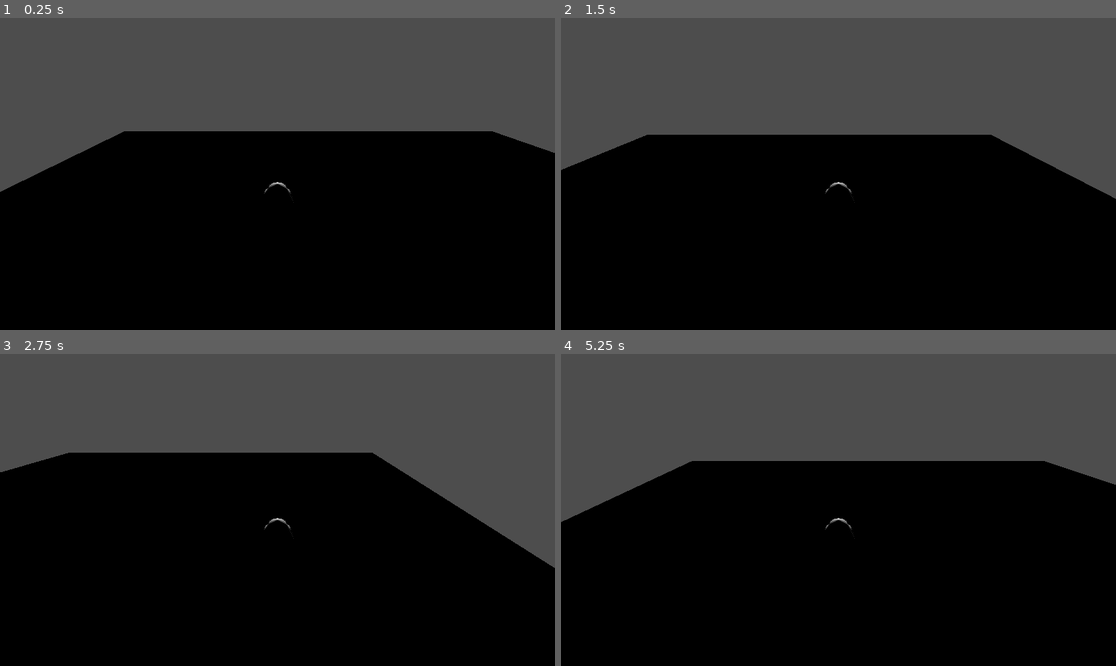
Above: before the commit, frames 1-4 (two rows, left to right).
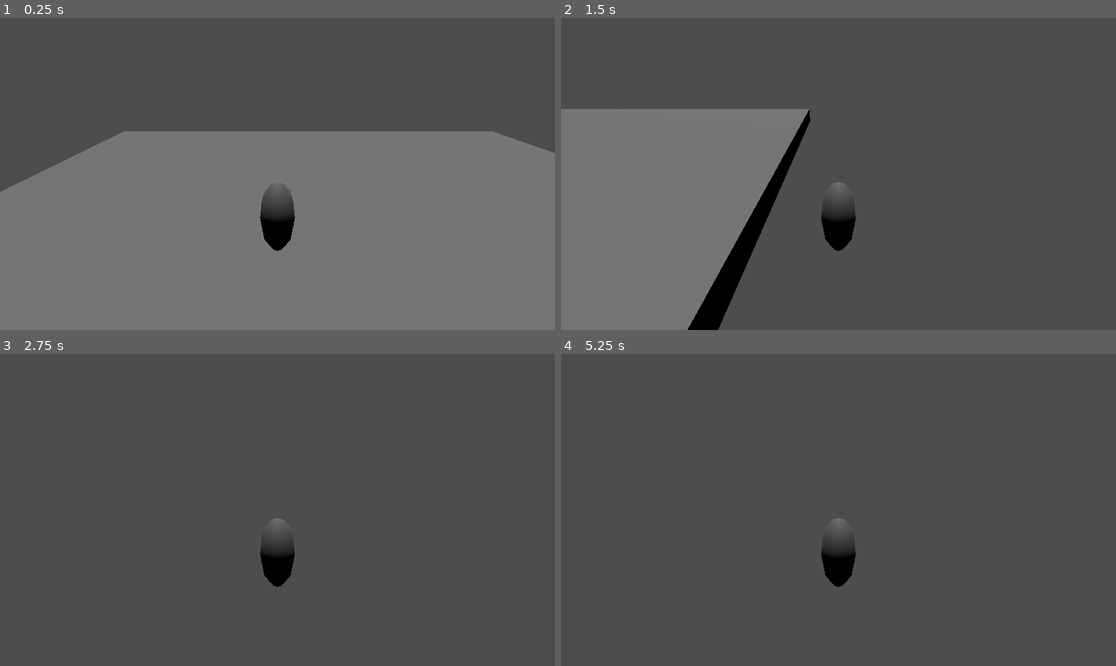
Above: after the commit, the same moments.

Repository: dueip/2024f_gamejam_misis
Game: Godot game, scene res://test_room.tscn
The game is run twice, just before and just after one commit, with the same random seed, the same clock (stepped at 60 frames per second) and the same inputs.
Inputs:
- Up to frame 1 (0.25 s): no input
- Up to frame 2 (1.5 s): hold D (character_right) 0.53-1.28 s; hold Shift (character_run, bound only after the commit) 0.53-1.28 s; tap Space (character_jump, bound only before the commit) at 0.77, 0.8, 1.07, 1.35 s; hold S (character_back) from 1.28 s (still down)
- Up to frame 3 (2.75 s): tap Space (character_jump, bound only before the commit) at 1.52, 1.82, 2.3 s; tap Shift (character_run, bound only after the commit) at 1.55 s; release S (character_back) at 2.03 s; hold D (character_right) from 2.03 s (still down); hold Shift (character_run, bound only after the commit) from 2.03 s (still down)
- Up to frame 4 (5.25 s): release D (character_right) at 2.78 s; release Shift (character_run, bound only after the commit) at 2.78 s; hold W (character_up) 2.78-3.53 s; tap Shift (character_run, bound only after the commit) at 2.85, 4.35 s; tap Space (character_jump, bound only before the commit) at 3.02, 3.32, 3.6, 3.77, 4.07, 4.52, 4.82 s; hold A (character_left) 3.53-5.03 s; hold S (character_back) from 5.03 s (still down); hold Shift (character_run, bound only after the commit) from 5.03 s (still down)

The runs differ from the first frame. In frame 1, 61% of the frame differs, in the area x 0-100%, y 36-100%; in frame 2, 61%; in frame 3, 61%; in frame 4, 62%, in the area x 0-100%, y 34-100%.

Commit message:
feat: Добавить dash и running

Diff:
--- a/character.gd
+++ b/character.gd
@@ -1,32 +1,64 @@
 extends CharacterBody3D
 
+@export
+var SPEED = 5.0
+@export
+var base_multiplyer: float = 1.0
+@export
+var dash_multiplyer: float = 5.0
+@export
+var MIN_DASH_TIME: float = 0.3
+@export
+var MAX_DASH_TIME: float = 0.5
+@export
+var RUNNING_SPEED_MULT: float = 1.5
 
-const SPEED = 5.0
-const JUMP_VELOCITY = 4.5
+
+var speed_multiplyer: float = 1.0
+var energy: int = 100
+
+@onready var dash_timer := $DashTimer
 
 # Get the gravity from the project settings to be synced with RigidBody nodes.
 var gravity = ProjectSettings.get_setting("physics/3d/default_gravity")
 
+var running_mult: float = 1
+
+func _ready():
+	seed("Byeworld".hash())
 
 func _physics_process(delta):
 	# Add the gravity.
 	if not is_on_floor():
 		velocity.y -= gravity * delta
 
-	# Handle Jump.
-	if Input.is_action_just_pressed("character_jump") and is_on_floor():
-		velocity.y = JUMP_VELOCITY
+	# Handle Dash
+	if Input.is_action_just_pressed("character_dash") and dash_timer.is_stopped():
+		speed_multiplyer = dash_multiplyer
+		# Начинаем таймер, который находится между этими переменными
+		dash_timer.start(randf_range(MIN_DASH_TIME, MAX_DASH_TIME))
 
+	var is_running: bool = Input.is_action_pressed("character_run")
+	if is_running:
+		running_mult = RUNNING_SPEED_MULT
+	else:
+		running_mult = 1
 	# Get the input direction and handle the movement/deceleration.
 	# As good practice, you should replace UI actions with custom gameplay actions.
 	var input_dir = Input.get_vector("character_right", "character_left",
 	"character_back", "character_up")
+
 	var direction = (transform.basis * Vector3(input_dir.x, 0, input_dir.y)).normalized()
 	if direction:
-		velocity.x = direction.x * SPEED
-		velocity.z = direction.z * SPEED
+		velocity.x = direction.x * SPEED * speed_multiplyer * running_mult
+		velocity.z = direction.z * SPEED * speed_multiplyer * running_mult
 	else:
-		velocity.x = move_toward(velocity.x, 0, SPEED)
-		velocity.z = move_toward(velocity.z, 0, SPEED)
+		velocity.x = move_toward(velocity.x, 0, SPEED * speed_multiplyer * running_mult)
+		velocity.z = move_toward(velocity.z, 0, SPEED * speed_multiplyer * running_mult)
 
 	move_and_slide()
+
+
+func _on_dash_timer_timeout():
+	speed_multiplyer = base_multiplyer
+	dash_timer.stop()
--- a/character.tscn
+++ b/character.tscn
@@ -20,3 +20,7 @@
 transform = Transform3D(-1, 0, -8.74228e-08, -4.37114e-08, 0.866025, 0.5, 7.57103e-08, 0.5, -0.866025, 0, 3, -3)
 
 [node name="Camera3D" type="Camera3D" parent="SpringArm3D"]
+
+[node name="DashTimer" type="Timer" parent="."]
+
+[connection signal="timeout" from="DashTimer" to="." method="_on_dash_timer_timeout"]
--- a/project.godot
+++ b/project.godot
@@ -17,7 +17,7 @@
 
 [input]
 
-character_jump={
+character_dash={
 "deadzone": 0.5,
 "events": [Object(InputEventKey,"resource_local_to_scene":false,"resource_name":"","device":-1,"window_id":0,"alt_pressed":false,"shift_pressed":false,"ctrl_pressed":false,"meta_pressed":false,"pressed":false,"keycode":0,"physical_keycode":32,"key_label":0,"unicode":32,"echo":false,"script":null)
 ]
@@ -42,3 +42,8 @@
 "events": [Object(InputEventKey,"resource_local_to_scene":false,"resource_name":"","device":-1,"window_id":0,"alt_pressed":false,"shift_pressed":false,"ctrl_pressed":false,"meta_pressed":false,"pressed":false,"keycode":0,"physical_keycode":83,"key_label":0,"unicode":115,"echo":false,"script":null)
 ]
 }
+character_run={
+"deadzone": 0.5,
+"events": [Object(InputEventKey,"resource_local_to_scene":false,"resource_name":"","device":-1,"window_id":0,"alt_pressed":false,"shift_pressed":false,"ctrl_pressed":false,"meta_pressed":false,"pressed":false,"keycode":0,"physical_keycode":4194325,"key_label":0,"unicode":0,"echo":false,"script":null)
+]
+}
--- a/test_room.tscn
+++ b/test_room.tscn
@@ -12,7 +12,5 @@
 transform = Transform3D(1, 0, 0, 0, 1, 0, 0, 0, 1, 2.24046, 2.02801, 0.614011)
 
 [node name="DirectionalLight3D" type="DirectionalLight3D" parent="."]
-
-[node name="SpotLight3D" type="SpotLight3D" parent="DirectionalLight3D"]
-transform = Transform3D(1, 0, 0, 0, 1, 0, 0, 0, 1, 2.6047, 0, 8.73526)
-spot_range = 9.27582
+transform = Transform3D(1, 0, 0, 0, 0.206409, 0.978466, 0, -0.978466, 0.206409, 3.74477, 13.3325, 18.4079)
+light_energy = 0.58
